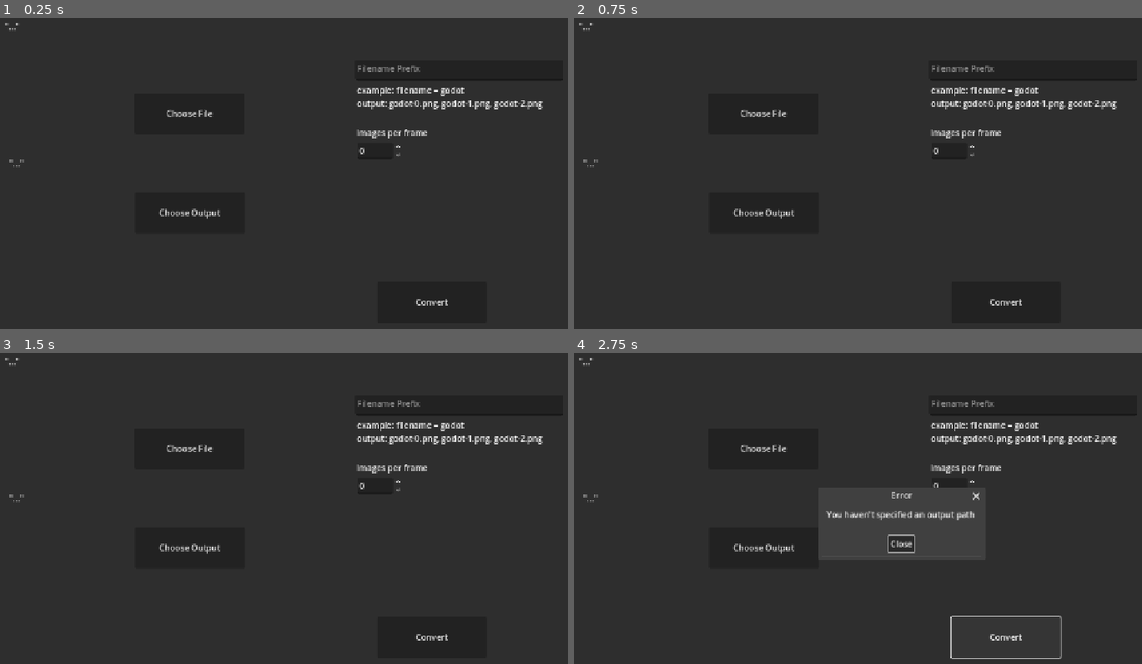
Above: before the commit, frames 1-4 (two rows, left to right).
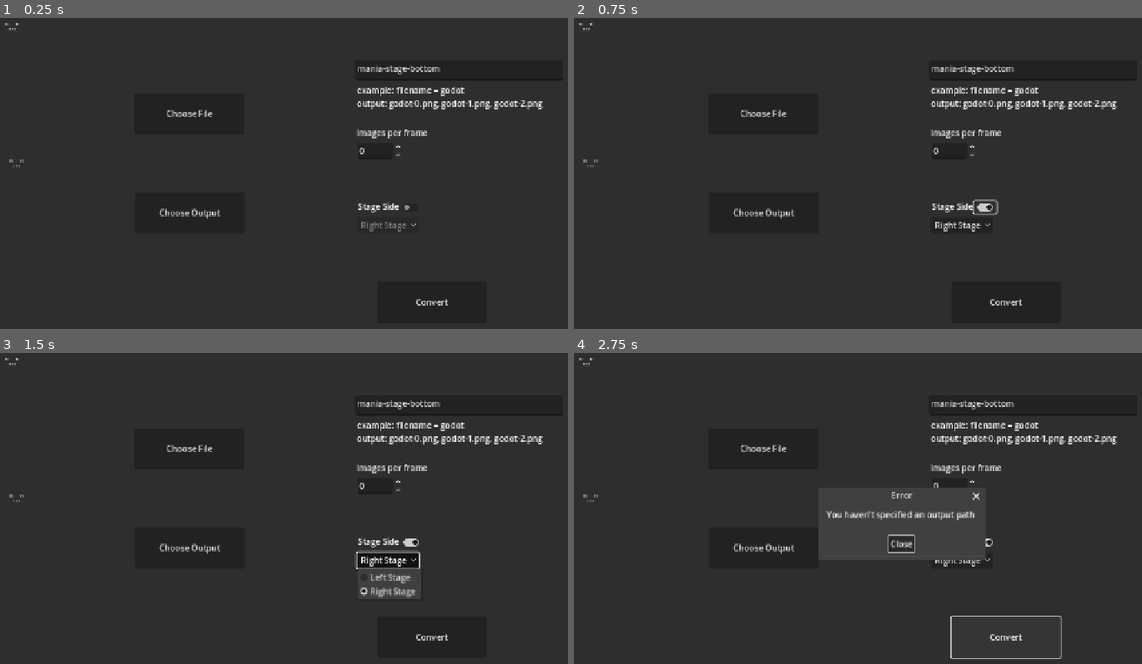
Above: after the commit, the same moments.

Repository: Gh0ko/frame2osu
Game: Godot game, scene res://Scenes/MainUI.tscn
The game is run twice, just before and just after one commit, with the same random seed, the same clock (stepped at 60 frames per second) and the same inputs.
Inputs (mouse positions are in pixels of both pictures, inside the frame that each line leads up to):
- Up to frame 1 (0.25 s): no input
- Up to frame 2 (0.75 s): click (982, 207) at 0.52 s
- Up to frame 3 (1.5 s): click (386, 561) at 1.25 s, where only the run after the commit has a clickable "Right Stage"
- Up to frame 4 (2.75 s): click "Convert" at 2 s

The runs differ from the first frame. In frame 1, 0.4% of the frame differs, in the area x 62-78%, y 15-69%; in frame 2, 0.6%; in frame 3, 1.4%, in the area x 62-78%, y 15-79%; in frame 4, 0.3%.

Commit message:
Added paddings for stage sides, stage side toggle, left and right stage options

Diff:
--- a/Scenes/MainUI.tscn
+++ b/Scenes/MainUI.tscn
@@ -11,6 +11,35 @@
 grow_horizontal = 2
 grow_vertical = 2
 script = ExtResource("1_xh0hd")
+
+[node name="CheckButton" type="CheckButton" parent="."]
+layout_mode = 0
+offset_left = 777.0
+offset_top = 371.0
+offset_right = 821.0
+offset_bottom = 395.0
+
+[node name="Stageside" type="Label" parent="."]
+layout_mode = 0
+offset_left = 697.0
+offset_top = 370.0
+offset_right = 777.0
+offset_bottom = 393.0
+text = "Stage Side"
+
+[node name="Stageoptions" type="OptionButton" parent="."]
+layout_mode = 0
+offset_left = 695.0
+offset_top = 402.0
+offset_right = 814.0
+offset_bottom = 433.0
+disabled = true
+selected = 1
+item_count = 2
+popup/item_0/text = "Left Stage"
+popup/item_0/id = 0
+popup/item_1/text = "Right Stage"
+popup/item_1/id = 1
 
 [node name="Framerate" type="Label" parent="."]
 layout_mode = 0
@@ -44,6 +73,7 @@
 offset_top = 99.0
 offset_right = 1092.0
 offset_bottom = 139.0
+text = "mania-stage-bottom"
 placeholder_text = "Filename Prefix"
 use_custom_word_separators = true
 custom_word_separators = "_"
@@ -121,6 +151,8 @@
 
 [node name="AcceptDialog" type="AcceptDialog" parent="."]
 
+[connection signal="toggled" from="CheckButton" to="." method="_on_check_button_toggled"]
+[connection signal="item_selected" from="Stageoptions" to="." method="_on_stageoptions_item_selected"]
 [connection signal="value_changed" from="Frameratebox" to="." method="_on_frameratebox_value_changed"]
 [connection signal="text_changed" from="Filename" to="." method="_on_filename_text_changed"]
 [connection signal="pressed" from="OutputButton" to="." method="_on_output_button_pressed"]
--- a/Scripts/Crop.gd
+++ b/Scripts/Crop.gd
@@ -6,10 +6,12 @@
 @onready var streamplayer = $VideoStreamPlayer
 @onready var textedit = $Filename
 var exportpath : String
-var filename : String
+var filename : String = "mania-stage-bottom"
 var inputfile : String
 var outputfile : String
 var framerate : String
+var stage_side : int = 1
+var stage_bottom : bool = false
 
 func _ready():
 	Dialog.access = FileDialog.ACCESS_FILESYSTEM
@@ -34,16 +36,23 @@
 	var args = [
 		"-r", "1",
 		"-i", input_path,
+		"-vf", padding,
 		"-r", framerate,
-		output_path,
+		"-start_number", 0,
+		output_path
 	]
 	var result = OS.execute(ffmpeg_path, args,[], false)
 	if result != 0:
 		push_error("Error ejecutando FFmpeg (código " + str(result) + ")")
 
 func get_padding():
-	var image_width = "iw"
-	var image_heigth = "ih"
+	if stage_bottom:
+		if stage_side == 0:
+			return "pad=width=iw+620:height=ih+200:x=0:y=200:color=0x00000000"
+		else:
+			return "pad=width=iw+620:height=ih+200:x=620:y=200:color=0x00000000"
+	else:
+		return "pad=width=iw:height=ih:x=0:y=0"
 
 func get_ffmpeg_path() -> String:
 	var os_name = OS.get_name()
@@ -95,3 +104,11 @@
 	filename = textedit.text
 func _on_frameratebox_value_changed(value: float) -> void:
 	framerate = str(value)
+func _on_stageoptions_item_selected(index: int) -> void:
+	stage_side = index
+func _on_check_button_toggled(toggled_on: bool) -> void:
+	stage_bottom = toggled_on
+	if toggled_on:
+		$Stageoptions.disabled = false
+	else:
+		$Stageoptions.disabled = true
